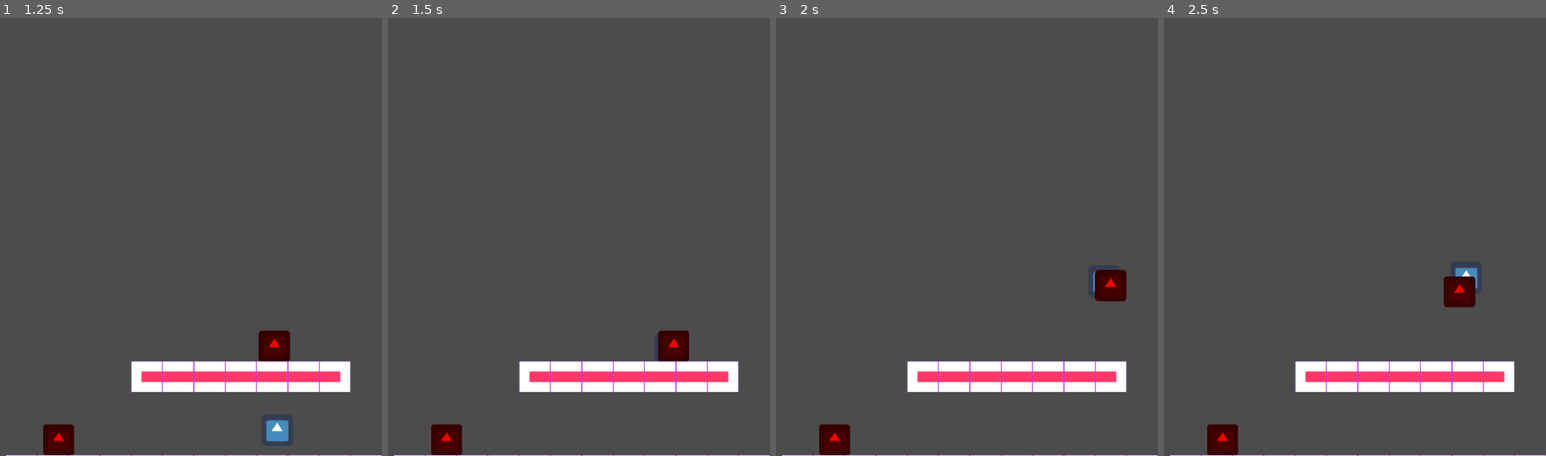
Above: before the commit, frames 1-4 (left to right).
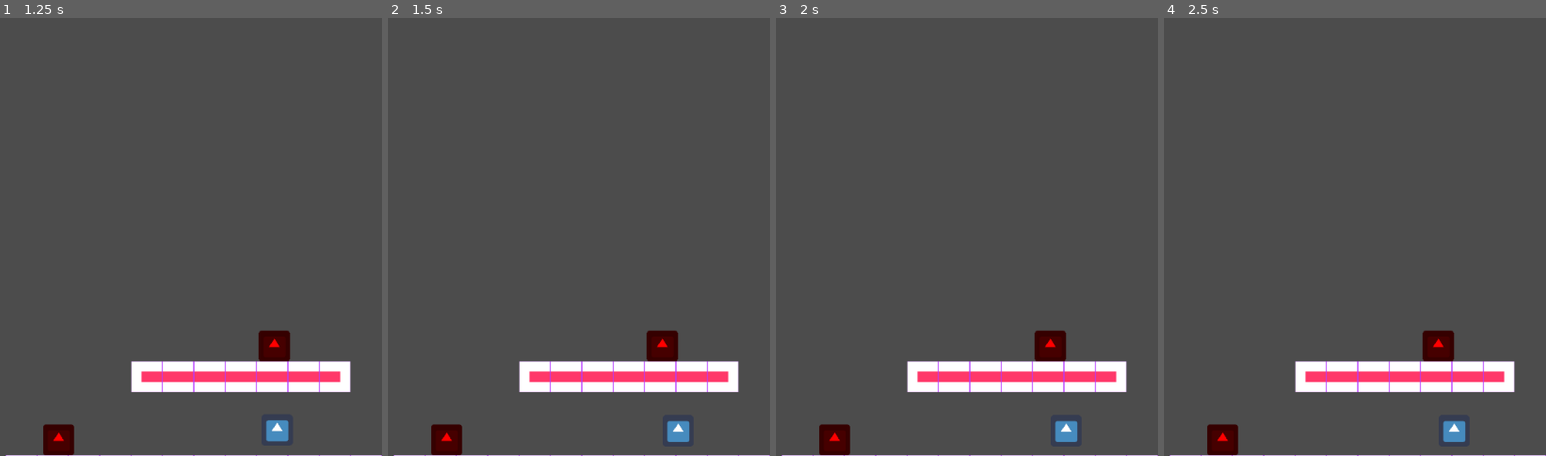
Above: after the commit, the same moments.

Repository: studioavanto/Possessed
Game: Godot game, scene res://Scenes/Game.tscn
Two runs of this game, one before a commit and one after it. Both use one fixed random seed, a clock stepped at 60 frames per second and the inputs below. The engine's default icon, where the game draws it, is replaced by a stand-in: a white triangle on a blue panel in a dark square.
Inputs:
- Up to frame 1 (1.25 s): tap Enter at 0.5 s; hold Right (press_right) from 0.53 s (still down); tap Space (interact) at 0.6 s; tap W (press_up) at 0.77 s; tap E (special, bound only after the commit) at 0.8 s
- Up to frame 2 (1.5 s): keep holding Right (press_right); tap E (special, bound only after the commit) at 1.35 s
- Up to frame 3 (2 s): keep holding Right (press_right); tap W (press_up) at 1.52 s; tap Space (interact) at 1.55 s
- Up to frame 4 (2.5 s): release Right (press_right) at 2.03 s; hold A (press_left) from 2.03 s (still down); tap Space (interact) at 2.1 s; tap E (special, bound only after the commit) at 2.3 s

Frame 1 is identical in both runs. In frame 2, 0.8% of the frame differs, in the area x 67-80%, y 71-97%; in frame 3, 1.5%; in frame 4, 1.6%, in the area x 67-83%, y 56-97%.
Error after the commit: Invalid call to function 'process_input' in base 'KinematicBody2D (PossessCharacter.gd)'. Expected 3 arguments. (res://Scripts/Characters/PlayerCharacter.gd:41)

Commit message:
character edit

Diff:
--- a/Scripts/Characters/PlayerCharacter.gd
+++ b/Scripts/Characters/PlayerCharacter.gd
@@ -31,14 +31,14 @@
 		# LOSE GAME IF NO POSSESS TARGET!
 		pass
 
-func process_input(jump, special, horizontal_move):
+func process_input(jump, special, horizontal_move, interact):
 	if possessed == null:
 		if special:
 			possess_nearby()
 
 		move_and_slide(Vector2(move_speed * horizontal_move, fall_speed))
 	else:
-		if (possessed.process_input(jump, special, horizontal_move)):
+		if (possessed.process_input(jump, special, horizontal_move, interact)):
 			position = lerp(position, possessed.position, 0.25)
 		else:
 			stop_possession()
--- a/Scripts/Control/PlayerController.gd
+++ b/Scripts/Control/PlayerController.gd
@@ -14,14 +14,18 @@
 
 	var jump = false
 	var special = false
+	var interact = false
 	var horizontal_move = 0.0
 
 	if Input.is_action_just_pressed("press_up"):
 		jump = true
 
+	if Input.is_action_just_pressed("special"):
+		special = true
+
 	if Input.is_action_just_pressed("interact"):
-		special = true
+		interact = true
 
 	horizontal_move = Input.get_action_strength("press_right") - Input.get_action_strength("press_left")
 
-	player_character.process_input(jump, special, horizontal_move)
+	player_character.process_input(jump, special, horizontal_move, interact)
--- a/project.godot
+++ b/project.godot
@@ -42,8 +42,7 @@
 }
 interact={
 "deadzone": 0.5,
-"events": [ Object(InputEventKey,"resource_local_to_scene":false,"resource_name":"","device":0,"alt":false,"shift":false,"control":false,"meta":false,"command":false,"pressed":false,"scancode":69,"unicode":0,"echo":false,"script":null)
-, Object(InputEventKey,"resource_local_to_scene":false,"resource_name":"","device":0,"alt":false,"shift":false,"control":false,"meta":false,"command":false,"pressed":false,"scancode":32,"unicode":0,"echo":false,"script":null)
+"events": [ Object(InputEventKey,"resource_local_to_scene":false,"resource_name":"","device":0,"alt":false,"shift":false,"control":false,"meta":false,"command":false,"pressed":false,"scancode":32,"unicode":0,"echo":false,"script":null)
  ]
 }
 pause={
@@ -61,6 +60,11 @@
 "events": [ Object(InputEventKey,"resource_local_to_scene":false,"resource_name":"","device":0,"alt":false,"shift":false,"control":false,"meta":false,"command":false,"pressed":false,"scancode":81,"unicode":0,"echo":false,"script":null)
  ]
 }
+special={
+"deadzone": 0.5,
+"events": [ Object(InputEventKey,"resource_local_to_scene":false,"resource_name":"","device":0,"alt":false,"shift":false,"control":false,"meta":false,"command":false,"pressed":false,"scancode":69,"unicode":0,"echo":false,"script":null)
+ ]
+}
 
 [physics]
 
